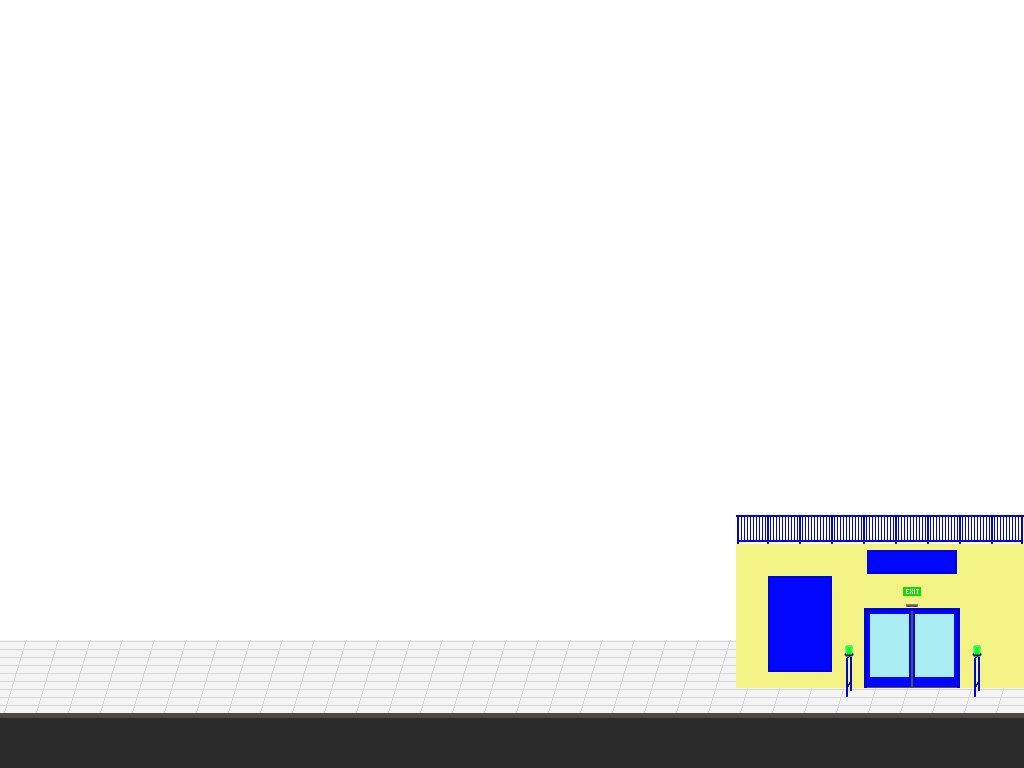
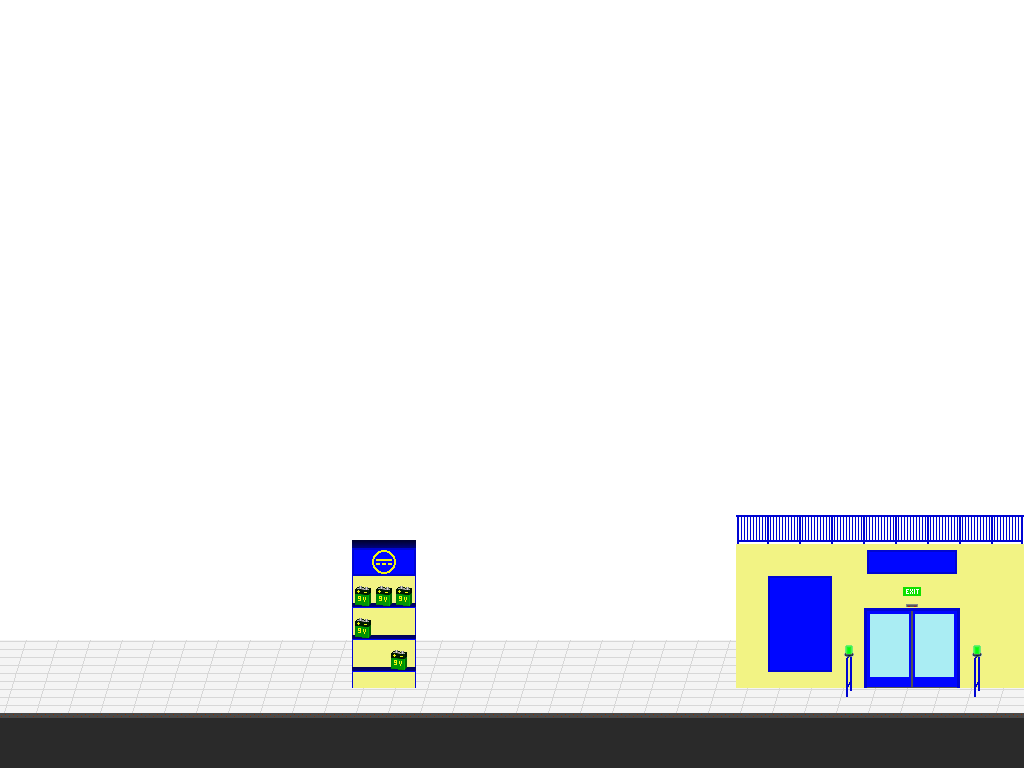
The second 1024×768 image is a revision of the first. Changes to its layers:
added group "regal #1" with 6 layers above "wall and door" over [352, 540, 416, 688]
added layer "batterie" in group "regal #1" over [355, 550, 412, 670]
added layer "regal" in group "regal #1" over [352, 540, 416, 688]
